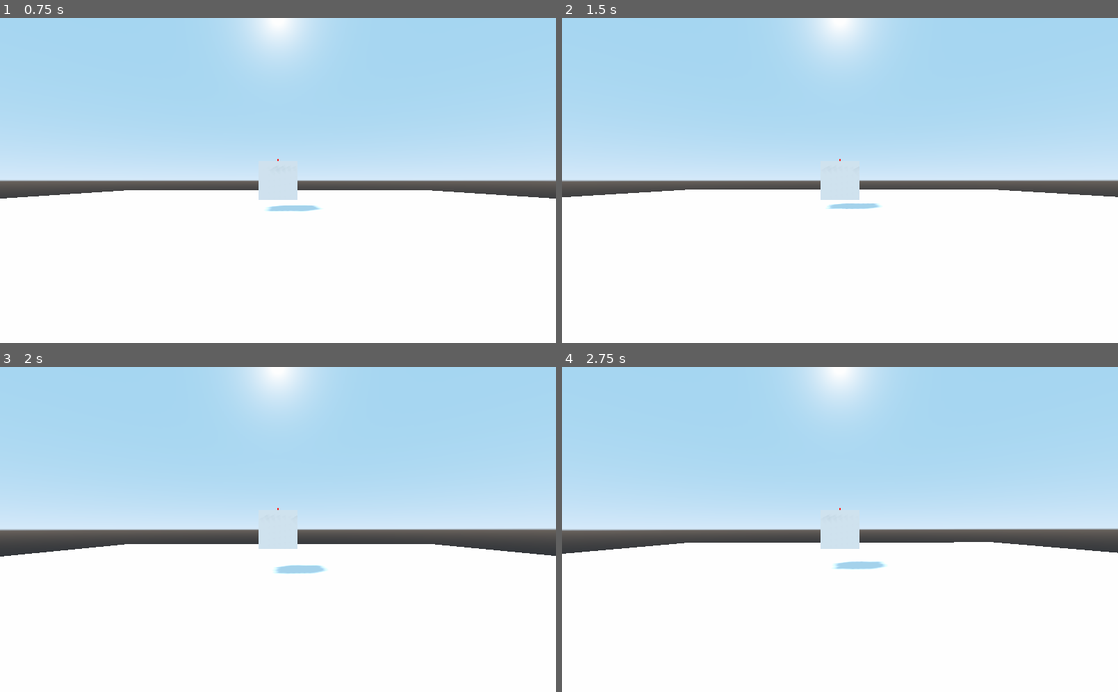
Above: before the commit, frames 1-4 (two rows, left to right).
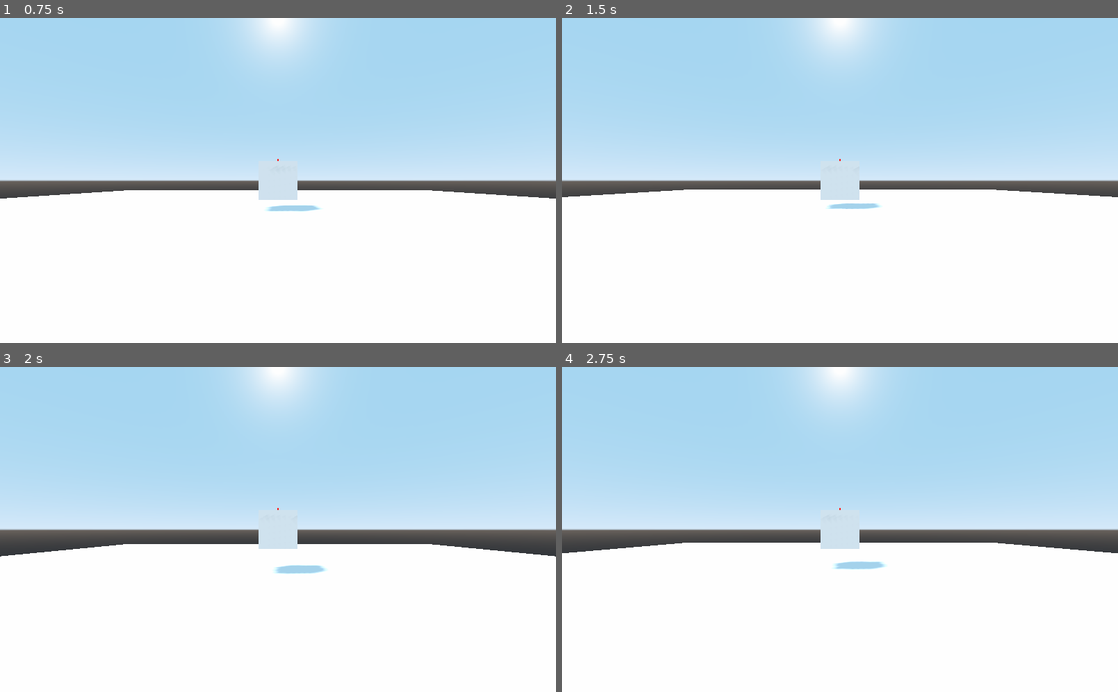
Above: after the commit, the same moments.

Repository: pawngames/GodotModularBuilder
Game: Godot game, scene res://src/level2.tscn
Two runs of this game, one before a commit and one after it. Both use one fixed random seed, a clock stepped at 60 frames per second and the inputs below.
Inputs (mouse positions are in pixels of both pictures, inside the frame that each line leads up to):
- Up to frame 1 (0.75 s): move the mouse to (250, 245) at 0.52 s; hold Up (ui_up) from 0.53 s (still down); click (250, 245) at 0.67 s
- Up to frame 2 (1.5 s): keep holding Up (ui_up); move the mouse to (1006, 229) at 1.27 s; click (1006, 229) at 1.42 s
- Up to frame 3 (2 s): keep holding Up (ui_up)
- Up to frame 4 (2.75 s): move the mouse to (673, 480) at 2.02 s; release Up (ui_up) at 2.03 s; click (673, 480) at 2.17 s

Frame 1 is identical in both runs. In frame 2, less than 0.1% of the frame differs, in the area x 1-100%, y 52-56%; in frame 3, 0.1%; in frame 4, 0.3%, in the area x 0-100%, y 49-58%.

Commit message:
Some more fixes

Diff:
--- a/src/IndicatorArea.gd
+++ b/src/IndicatorArea.gd
@@ -25,7 +25,7 @@
 			print("clicked_l")
 			emit_signal("indicator_pressed", $Indicator.global_transform.origin, click_normal, true)
 	if event is InputEventMouseMotion:
-		#$Indicator.global_transform.basis = align_with_y($Indicator.global_transform.basis, click_normal)
+		$Indicator.global_transform.basis = align_with_y($Indicator.global_transform.basis, click_normal)
 		$Indicator.global_transform.origin = click_position.snapped(Vector3.ONE) + transform.origin
 		print($Indicator.global_transform.origin)
 	pass
--- a/src/level2.gd
+++ b/src/level2.gd
@@ -17,17 +17,18 @@
 	pass
 
 func _process(delta):
-	$Vehicle/CamRefX.scale = lerp(scale, Vector3.ONE * zoom, zoom_speed)
+	$CamRefX.scale = lerp(scale, Vector3.ONE * zoom, zoom_speed)
+	$CamRefX.global_transform.origin = $Vehicle.global_transform.origin
 	pass
 
 func _unhandled_input(event):
 	if event is InputEventMouseMotion and btn_down:
 		if event.relative.x != 0:
 			var dir = 1 if invert_x else -1
-			$Vehicle/CamRefX.rotate_object_local(Vector3.UP, dir * event.relative.x * mouse_sensitivity)
+			$CamRefX.rotate_object_local(Vector3.UP, dir * event.relative.x * mouse_sensitivity)
 		if event.relative.y != 0:
 			var dir = 1 if invert_y else -1
-			$Vehicle/CamRefX/CamRefY.rotate_object_local(Vector3.FORWARD, dir * event.relative.y * mouse_sensitivity)
+			$CamRefX/CamRefY.rotate_object_local(Vector3.FORWARD, dir * event.relative.y * mouse_sensitivity)
 	if event is InputEventMouseButton:
 		if event.button_index == BUTTON_WHEEL_UP:
 			zoom -= zoom_speed
--- a/src/level2.tscn
+++ b/src/level2.tscn
@@ -24,13 +24,14 @@
 [node name="Vehicle" parent="." instance=ExtResource( 1 )]
 transform = Transform( -4.37114e-08, 0, -1, 0, 1, 0, 1, 0, -4.37114e-08, 0, 4, 0 )
 
-[node name="CamRefX" type="Spatial" parent="Vehicle"]
-
-[node name="CamRefY" type="Spatial" parent="Vehicle/CamRefX"]
-
-[node name="Camera" type="Camera" parent="Vehicle/CamRefX/CamRefY"]
-transform = Transform( -4.37114e-08, 0, 1, 0, 1, 0, -1, 0, -4.37114e-08, 7, 0, 0 )
-
 [node name="DirectionalLight" type="DirectionalLight" parent="."]
 transform = Transform( 0.67721, 0.584959, -0.446329, 0, 0.606599, 0.795008, 0.73579, -0.538387, 0.410795, 0, 14.635, 0 )
 shadow_enabled = true
+
+[node name="CamRefX" type="Spatial" parent="."]
+transform = Transform( -4.37114e-08, 0, -1, 0, 1, 0, 1, 0, -4.37114e-08, 0, 4, 0 )
+
+[node name="CamRefY" type="Spatial" parent="CamRefX"]
+
+[node name="Camera" type="Camera" parent="CamRefX/CamRefY"]
+transform = Transform( -4.37114e-08, 0, 1, 0, 1, 0, -1, 0, -4.37114e-08, 7, 0, 0 )
